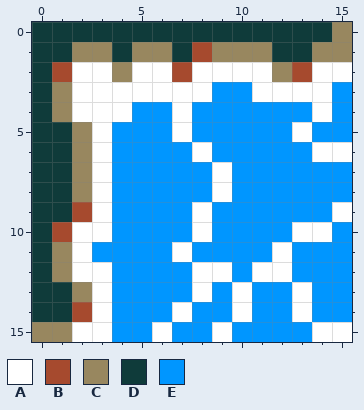
Two versions of one pixel-art file, ProjectMicro/Assets/Art/Tiles/Water_ES.aseprite. The picture above is the old version.
16x16 pixels, 1 frame.
Palette (. is transparent): A #ffffff  B #a64a2e  C #98875f  D #0f3b3a  E #0096ff
Pixels before, first column x 0:
 0 DDDDDDDDDDDDDDDC
 1 DDCCDCCDBCCCDDCC
 2 DBAACAABAAAACBAA
 3 DCAAAAAAAEEAAAAE
 4 DCAAAEEAEEEEEEAE
 5 DDCAEEEAEEEEEAEE
 6 DDCAEEEEAEEEEEAA
 7 DDCAEEEEEAEEEEEE
 8 DDCAEEEEEAEEEEEE
 9 DDBAEEEEAEEEEEEA
10 DBAAEEEEAEEEEAAE
11 DCAEEEEAEEEEAEEE
12 DCAAEEEEAAEAAEEE
13 DDCAEEEEAEAEEAEE
14 DDBAEEEAEEAEEAEE
15 CCAAEEAEEAEEEEAA
The result:
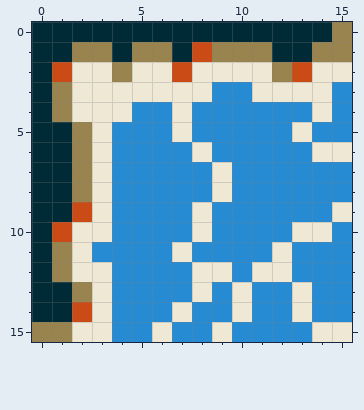
From old to new:
colour A: #ffffff -> #eee8d5
colour B: #a64a2e -> #cb4b16
colour C: #98875f -> #99834f
colour D: #0f3b3a -> #002b36
colour E: #0096ff -> #268bd2
Where, in picture pixels (left, top, right, bottom), the same in both pictures:
changed: (32, 22, 352, 342)
